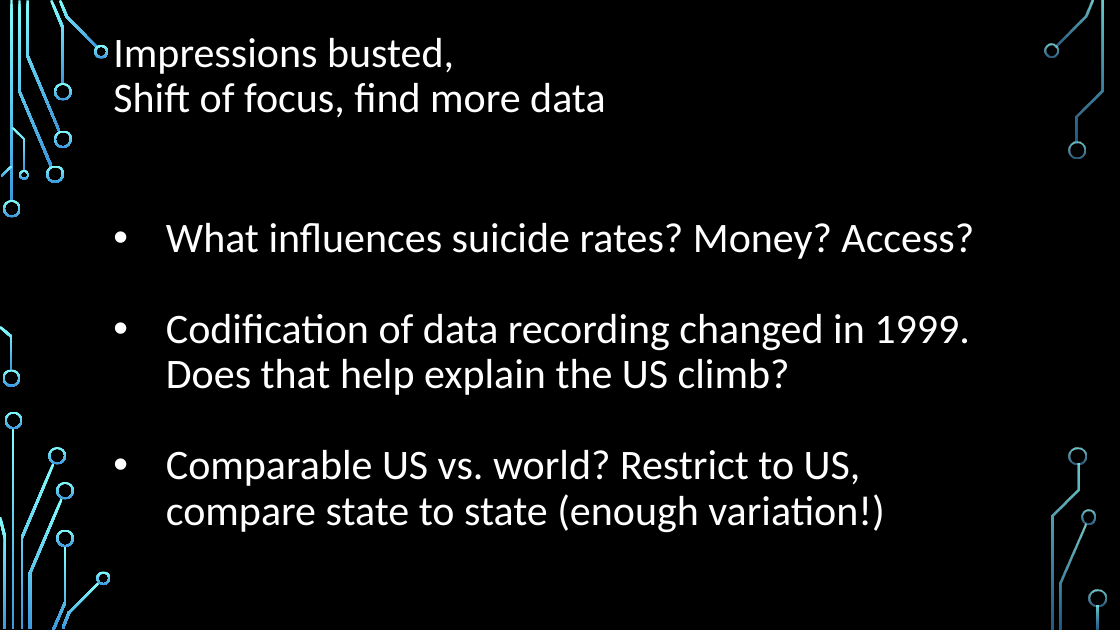
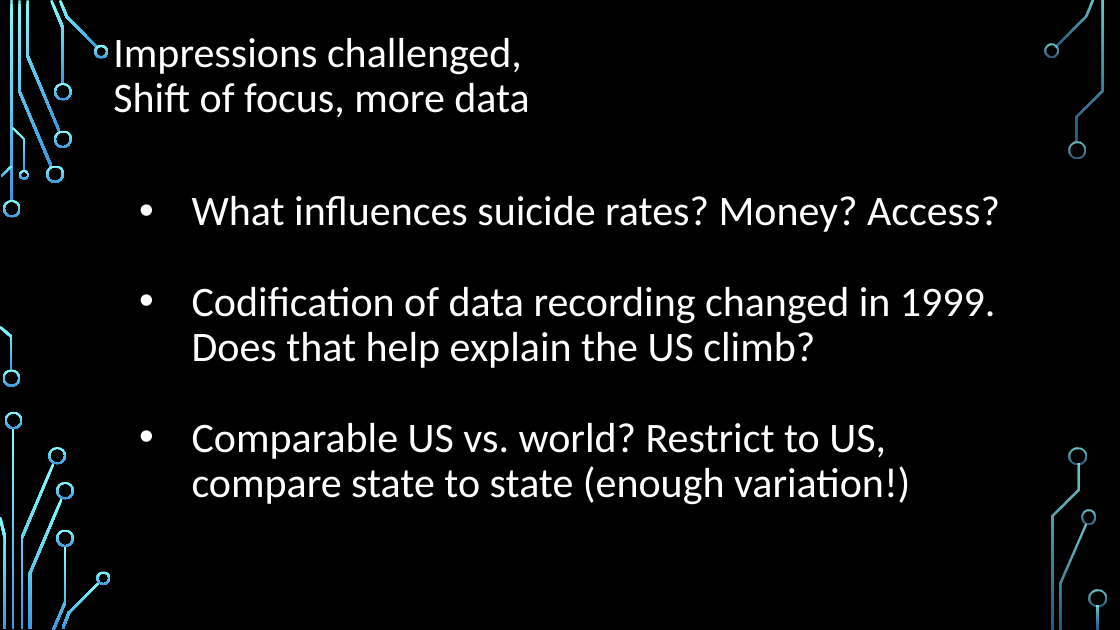
Before and after one commit to aeclaman/Project1, a slide deck: slide 25 of reports/SUICnotes.pptx (slide 15 before the commit). Drawn at 1120x630 pixels with LibreOffice and Linux fonts; fonts in the diff are those of the drawing; background and template pictures are left out. Boxes give left, top, right and bottom in pixels: in the first picture for what was removed or moved away, otherwise in the second. Text is boxed around its words. In the diff, an @@ line names an element or a change of style, - is before the commit and + after.

```diff
--- a/reports/SUICnotes.pptx
+++ b/reports/SUICnotes.pptx
@@ title at <box>113,38,529,117</box>: text changed @@
-Impressions busted,
-Shift of focus, find more data
+Impressions challenged,
+Shift of focus, more data
@@ text "What influences suicide rates? Money? ...": place and size @@
-text "What influences suicide rates? Money? ..." at <box>166,223,974,533</box>
+text "What influences suicide rates? Money? ..." at <box>192,196,1000,505</box>
```
Also in this commit, not shown: 10 other slides changed, 13 slides added, 5 slides removed.
